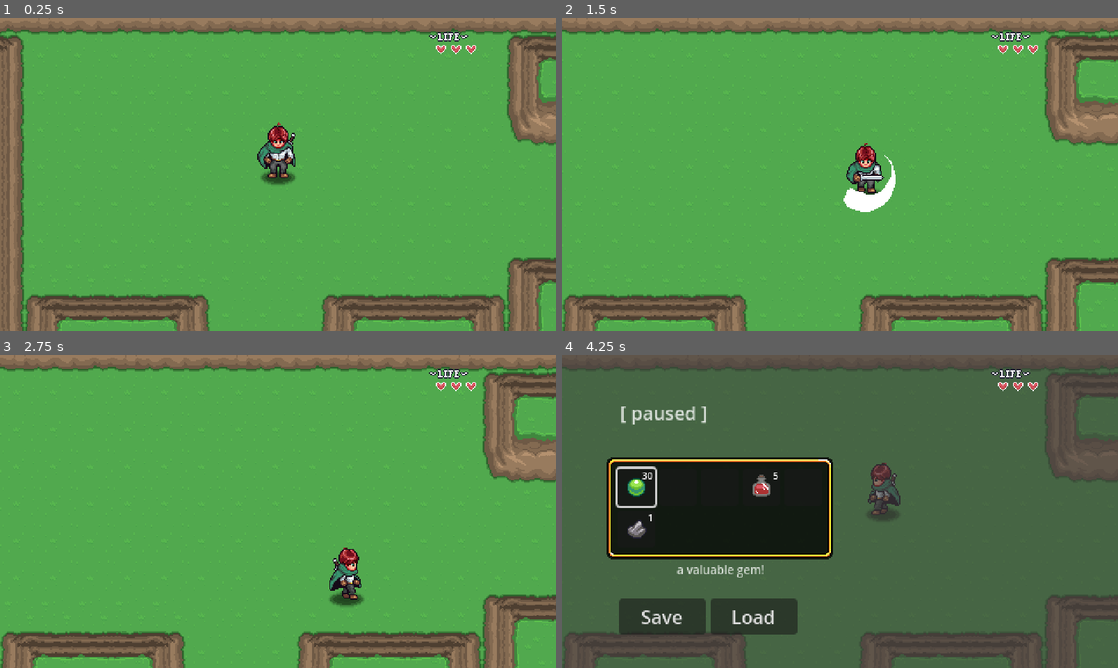
Above: before the commit, frames 1-4 (two rows, left to right).
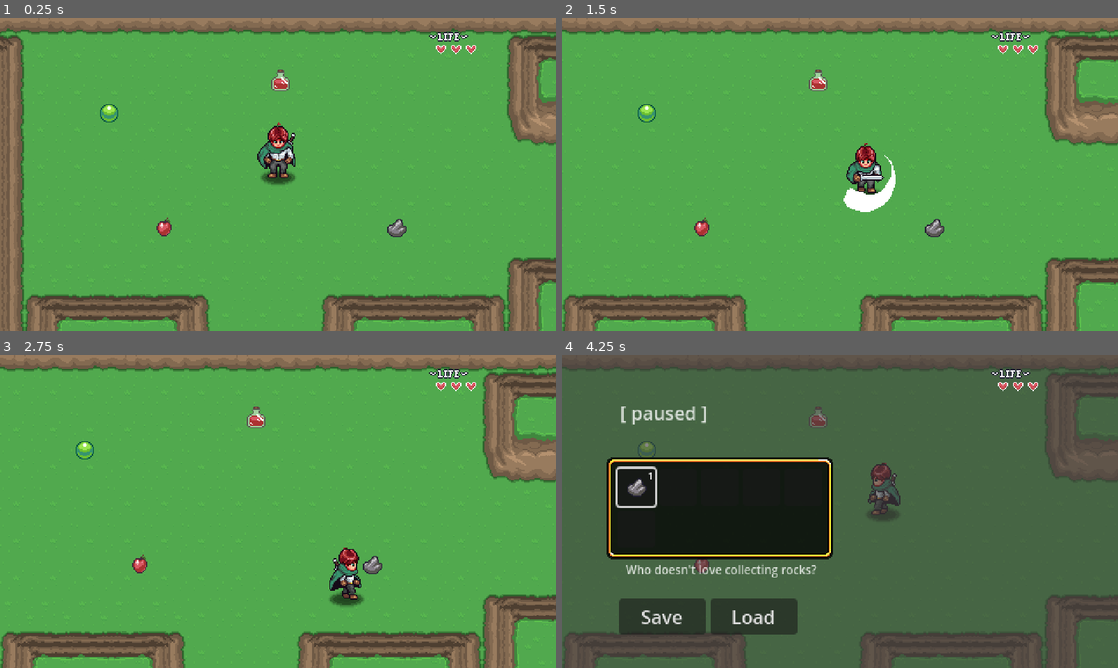
Above: after the commit, the same moments.

Repository: MansonPlus/AARPG
Game: Godot game, scene res://Levels/Area01/01.tscn
Two runs of this game, one before a commit and one after it. Both use one fixed random seed, a clock stepped at 60 frames per second and the inputs below. Sound files missing from this copy of the repository are replaced by a short silence.
Inputs:
- Up to frame 1 (0.25 s): no input
- Up to frame 2 (1.5 s): tap Enter at 0.5 s; hold Right (right) 0.53-1.28 s; hold Z (attack) 0.53-1.28 s; hold Down (down) from 1.28 s (still down); tap Z (attack) at 1.35 s
- Up to frame 3 (2.75 s): release Down (down) at 2.03 s; hold Right (right) from 2.03 s (still down); hold Z (attack) from 2.03 s (still down)
- Up to frame 4 (4.25 s): release Right (right) at 2.78 s; release Z (attack) at 2.78 s; hold Up (up) 2.78-3.53 s; tap Z (attack) at 2.85 s; hold Left (left) from 3.53 s (still down); hold Z (attack) from 3.53 s (still down); tap Escape (pause) at 4.15 s

The runs differ from the first frame. In frame 1, 0.6% of the frame differs, in the area x 18-74%, y 16-70%; in frame 2, 0.6%; in frame 3, 0.6%; in frame 4, 1.3%, in the area x 11-48%, y 16-72%.

Commit message:
Added consumable items

Diff:
--- a/00_Globals/global_player_manager.gd
+++ b/00_Globals/global_player_manager.gd
@@ -1,6 +1,7 @@
 extends Node
 
 const PLAYER = preload("res://Player/player.tscn")
+const INVENTORY_DATA: InventoryData = preload("res://GUI/pause_menu/inventory/player_inventory.tres")
 
 var player: Player
 var player_spawned: bool = false
--- a/GUI/pause_menu/inventory/player_inventory.tres
+++ b/GUI/pause_menu/inventory/player_inventory.tres
@@ -1,26 +1,8 @@
-[gd_resource type="Resource" script_class="InventoryData" load_steps=9 format=3 uid="uid://bmrprg45sfm8w"]
+[gd_resource type="Resource" script_class="InventoryData" load_steps=3 format=3 uid="uid://bmrprg45sfm8w"]
 
 [ext_resource type="Script" path="res://GUI/pause_menu/inventory/scripts/inventory_data.gd" id="1_00jwj"]
 [ext_resource type="Script" path="res://GUI/pause_menu/inventory/scripts/slot_data.gd" id="2_ylsbb"]
-[ext_resource type="Resource" uid="uid://ct0xavw7vvex2" path="res://Items/gem.tres" id="3_jdgmt"]
-[ext_resource type="Resource" uid="uid://27a155muoibi" path="res://Items/potion.tres" id="4_mnfkc"]
-[ext_resource type="Resource" uid="uid://dxxvenmx20qbq" path="res://Items/stone.tres" id="5_psmpl"]
-
-[sub_resource type="Resource" id="Resource_7ar4d"]
-script = ExtResource("2_ylsbb")
-item_data = ExtResource("3_jdgmt")
-quantity = 30
-
-[sub_resource type="Resource" id="Resource_k7jsn"]
-script = ExtResource("2_ylsbb")
-item_data = ExtResource("4_mnfkc")
-quantity = 5
-
-[sub_resource type="Resource" id="Resource_xqjgk"]
-script = ExtResource("2_ylsbb")
-item_data = ExtResource("5_psmpl")
-quantity = 1
 
 [resource]
 script = ExtResource("1_00jwj")
-slots = Array[ExtResource("2_ylsbb")]([SubResource("Resource_7ar4d"), null, null, SubResource("Resource_k7jsn"), null, SubResource("Resource_xqjgk")])
+slots = Array[ExtResource("2_ylsbb")]([null, null, null, null, null, null])
--- a/GUI/pause_menu/inventory/scripts/inventory_data.gd
+++ b/GUI/pause_menu/inventory/scripts/inventory_data.gd
@@ -2,5 +2,39 @@
 
 @export var slots: Array[SlotData]
 
-func add_item() -> void:
-	pass
+func _init():
+	connect_slots()
+
+func add_item(item: ItemData, count: int = 1) -> bool:
+	for s in slots:
+		if s:
+			if s.item_data == item:
+				s.quantity += count
+				return true
+
+	for i in slots.size():
+		if slots[i] == null:
+			var new = SlotData.new()
+			new.item_data = item
+			new.quantity = count
+			slots[i] = new
+			new.changed.connect(slot_changed)
+			return true
+
+	print("Inventory was full!")
+
+	return false
+
+func connect_slots():
+	for s in slots:
+		if s:
+			s.changed.connect(slot_changed)
+
+func slot_changed():
+	for s in slots:
+		if s:
+			if s.quantity < 1:
+				s.changed.disconnect(slot_changed)
+				var index = slots.find(s)
+				slots[index] = null
+				emit_changed()
--- a/GUI/pause_menu/inventory/scripts/inventory_slot_ui.gd
+++ b/GUI/pause_menu/inventory/scripts/inventory_slot_ui.gd
@@ -10,6 +10,7 @@
 	label.text = ""
 	focus_entered.connect(item_focused)
 	focus_exited.connect(item_unfocused)
+	pressed.connect(item_pressed)
 
 func set_slot_data(value: SlotData):
 	slot_data = value
@@ -26,3 +27,12 @@
 func item_unfocused():
 	PauseMenu.update_item_description("")
 	pass
+
+func item_pressed():
+	if slot_data:
+		if slot_data.item_data:
+			var was_used = slot_data.item_data.use()
+			if was_used == false:
+				return
+			slot_data.quantity -= 1
+			label.text = str(slot_data.quantity)
--- a/GUI/pause_menu/inventory/scripts/inventory_ui.gd
+++ b/GUI/pause_menu/inventory/scripts/inventory_ui.gd
@@ -1,6 +1,8 @@
 class_name InventoryUI extends Control
 
 const INVENTORY_SLOT = preload("res://GUI/pause_menu/inventory/inventory_slot.tscn")
+
+var focus_index: int = 0
 
 @export var data: InventoryData
 
@@ -8,16 +10,33 @@
 	PauseMenu.shown.connect(update_inventory)
 	PauseMenu.hidden.connect(clear_inventory)
 	clear_inventory()
+	data.changed.connect(on_inventory_changed)
 	pass
 
 func clear_inventory() -> void:
 	for c in get_children():
 		c.queue_free()
 
-func update_inventory() -> void:
+func update_inventory(i: int = 0) -> void:
+	await get_tree().process_frame
 	for s in data.slots:
 		var new_slot = INVENTORY_SLOT.instantiate()
 		add_child(new_slot)
 		new_slot.slot_data = s
+		new_slot.focus_entered.connect(item_focused)
 
-	get_child(0).grab_focus()
+	await get_tree().process_frame
+	print("Grab focus on ", i)
+	get_child(i).grab_focus()
+
+func item_focused():
+	print("Children count", get_child_count())
+	for i in get_child_count():
+		if get_child(i).has_focus():
+			focus_index = i
+			return
+
+func on_inventory_changed():
+	var i = focus_index
+	clear_inventory()
+	update_inventory(i)
--- a/GUI/pause_menu/inventory/scripts/slot_data.gd
+++ b/GUI/pause_menu/inventory/scripts/slot_data.gd
@@ -1,4 +1,9 @@
 class_name SlotData extends Resource
 
 @export var item_data: ItemData
-@export var quantity: int = 0
+@export var quantity: int = 0 : set = set_quantity
+
+func set_quantity(value: int):
+	quantity = value
+	if quantity < 1:
+		emit_changed()
--- a/GUI/pause_menu/pause_menu.gd
+++ b/GUI/pause_menu/pause_menu.gd
@@ -6,6 +6,7 @@
 @onready var button_save = $Control/HBoxContainer/Button_Save
 @onready var button_load = $Control/HBoxContainer/Button_Load
 @onready var item_description = $Control/ItemDescription
+@onready var audio_stream_player: AudioStreamPlayer = $Control/AudioStreamPlayer
 
 var is_paused: bool = false
 
@@ -49,3 +50,7 @@
 
 func update_item_description(new_text: String):
 	item_description.text = new_text
+
+func play_audio(audio: AudioStream):
+	audio_stream_player.stream = audio
+	audio_stream_player.play()
--- a/GUI/pause_menu/pause_menu.tscn
+++ b/GUI/pause_menu/pause_menu.tscn
@@ -73,7 +73,6 @@
 grow_horizontal = 2
 grow_vertical = 2
 theme_override_font_sizes/font_size = 10
-text = "This red drink restores your health!"
 horizontal_alignment = 1
 autowrap_mode = 2
 
@@ -132,3 +131,6 @@
 custom_minimum_size = Vector2(75, 0)
 layout_mode = 2
 text = "Load"
+
+[node name="AudioStreamPlayer" type="AudioStreamPlayer" parent="Control"]
+max_polyphony = 4
--- /dev/null
+++ b/Items/apple.tres
@@ -0,0 +1,24 @@
+[gd_resource type="Resource" script_class="ItemData" load_steps=8 format=3 uid="uid://bummp28nn1e64"]
+
+[ext_resource type="Script" path="res://Items/item_effects/item_effect.gd" id="1_3wdsp"]
+[ext_resource type="Script" path="res://Items/scripts/item_data.gd" id="2_f44al"]
+[ext_resource type="AudioStream" uid="uid://bcmeb3uh1tp83" path="res://Items/item_effects/hp-up.wav" id="2_jvq3i"]
+[ext_resource type="Script" path="res://Items/item_effects/item_effect_heal.gd" id="3_60dja"]
+[ext_resource type="Texture2D" uid="uid://ct5oxdwak01a6" path="res://Items/sprites/items.png" id="3_873h2"]
+
+[sub_resource type="Resource" id="Resource_rvri7"]
+script = ExtResource("3_60dja")
+heal_amount = 1
+audio = ExtResource("2_jvq3i")
+use_description = ""
+
+[sub_resource type="AtlasTexture" id="AtlasTexture_gipby"]
+atlas = ExtResource("3_873h2")
+region = Rect2(192, 0, 32, 32)
+
+[resource]
+script = ExtResource("2_f44al")
+name = "Apple"
+description = "A delocious apple!"
+texture = SubResource("AtlasTexture_gipby")
+effects = Array[ExtResource("1_3wdsp")]([SubResource("Resource_rvri7")])
--- /dev/null
+++ b/Items/item_effects/item_effect.gd
@@ -0,0 +1,6 @@
+class_name ItemEffect extends Resource
+
+@export var use_description: String
+
+func use():
+	pass
--- /dev/null
+++ b/Items/item_effects/item_effect_heal.gd
@@ -0,0 +1,8 @@
+class_name ItemEffectHeal extends ItemEffect
+
+@export var heal_amount: int = 1
+@export var audio: AudioStream
+
+func use():
+	PlayerManager.player.update_hp(heal_amount)
+	PauseMenu.play_audio(audio)
--- /dev/null
+++ b/Items/item_pickup/item_pickup.gd
@@ -0,0 +1,37 @@
+@tool
+class_name ItemPickup extends Node2D
+
+@export var item_data: ItemData: set = _set_item_data
+
+@onready var area_2d = $Area2D
+@onready var sprite_2d = $Sprite2D
+@onready var audio_stream_player_2d = $AudioStreamPlayer2D
+
+func _ready():
+	_update_texture()
+	if Engine.is_editor_hint():
+		return
+	area_2d.body_entered.connect(_on_body_entered)
+
+func _on_body_entered(b):
+	if b is Player:
+		if item_data:
+			if PlayerManager.INVENTORY_DATA.add_item(item_data) == true:
+				item_picked_up()
+
+	pass
+
+func item_picked_up():
+	area_2d.body_entered.disconnect(_on_body_entered)
+	audio_stream_player_2d.play()
+	visible = false
+	await audio_stream_player_2d.finished
+	queue_free()
+
+func _set_item_data(value: ItemData):
+	item_data = value
+	_update_texture()
+
+func _update_texture():
+	if item_data && sprite_2d:
+		sprite_2d.texture = item_data.texture
--- /dev/null
+++ b/Items/item_pickup/item_pickup.tscn
@@ -0,0 +1,19 @@
+[gd_scene load_steps=4 format=3 uid="uid://bx6sro6a5ci41"]
+
+[ext_resource type="Script" path="res://Items/item_pickup/item_pickup.gd" id="1_upy04"]
+[ext_resource type="AudioStream" uid="uid://bc1e0jfxg7e0q" path="res://Items/item_pickup/item_pickup.wav" id="2_adwbq"]
+
+[sub_resource type="CircleShape2D" id="CircleShape2D_drl73"]
+
+[node name="ItemPickup" type="Node2D"]
+script = ExtResource("1_upy04")
+
+[node name="Area2D" type="Area2D" parent="."]
+
+[node name="CollisionShape2D" type="CollisionShape2D" parent="Area2D"]
+shape = SubResource("CircleShape2D_drl73")
+
+[node name="Sprite2D" type="Sprite2D" parent="."]
+
+[node name="AudioStreamPlayer2D" type="AudioStreamPlayer2D" parent="."]
+stream = ExtResource("2_adwbq")
--- a/Items/potion.tres
+++ b/Items/potion.tres
@@ -1,9 +1,18 @@
-[gd_resource type="Resource" script_class="ItemData" load_steps=4 format=3 uid="uid://27a155muoibi"]
+[gd_resource type="Resource" script_class="ItemData" load_steps=8 format=3 uid="uid://27a155muoibi"]
 
+[ext_resource type="Script" path="res://Items/item_effects/item_effect.gd" id="1_02tir"]
 [ext_resource type="Script" path="res://Items/scripts/item_data.gd" id="1_cp3wy"]
+[ext_resource type="Script" path="res://Items/item_effects/item_effect_heal.gd" id="2_86hpf"]
 [ext_resource type="Texture2D" uid="uid://ct5oxdwak01a6" path="res://Items/sprites/items.png" id="2_gflg4"]
+[ext_resource type="AudioStream" uid="uid://bcmeb3uh1tp83" path="res://Items/item_effects/hp-up.wav" id="3_s4nf4"]
 
-[sub_resource type="AtlasTexture" id="AtlasTexture_4emle"]
+[sub_resource type="Resource" id="Resource_kxy7b"]
+script = ExtResource("2_86hpf")
+heal_amount = 2
+audio = ExtResource("3_s4nf4")
+use_description = ""
+
+[sub_resource type="AtlasTexture" id="AtlasTexture_hqb10"]
 atlas = ExtResource("2_gflg4")
 region = Rect2(32, 0, 32, 32)
 
@@ -11,4 +20,5 @@
 script = ExtResource("1_cp3wy")
 name = "Potion"
 description = "This red dring restores your health!"
-texture = SubResource("AtlasTexture_4emle")
+texture = SubResource("AtlasTexture_hqb10")
+effects = Array[ExtResource("1_02tir")]([SubResource("Resource_kxy7b")])
--- a/Items/scripts/item_data.gd
+++ b/Items/scripts/item_data.gd
@@ -3,3 +3,15 @@
 @export var name: String = ""
 @export_multiline var description: String = ""
 @export var texture: Texture2D
+
+@export_category("Item Use Effects")
+@export var effects: Array[ItemEffect]
+
+func use() -> bool:
+	if effects.size() == 0:
+		return false
+
+	for e in effects:
+		if e:
+			e.use()
+	return true
--- a/Items/stone.tres
+++ b/Items/stone.tres
@@ -1,5 +1,6 @@
-[gd_resource type="Resource" script_class="ItemData" load_steps=4 format=3 uid="uid://dxxvenmx20qbq"]
+[gd_resource type="Resource" script_class="ItemData" load_steps=5 format=3 uid="uid://dxxvenmx20qbq"]
 
+[ext_resource type="Script" path="res://Items/item_effects/item_effect.gd" id="1_gllag"]
 [ext_resource type="Script" path="res://Items/scripts/item_data.gd" id="1_qahva"]
 [ext_resource type="Texture2D" uid="uid://ct5oxdwak01a6" path="res://Items/sprites/items.png" id="2_mjvn4"]
 
@@ -9,6 +10,7 @@
 
 [resource]
 script = ExtResource("1_qahva")
-name = "Stone"
+name = "Health"
 description = "Who doesn't love collecting rocks?"
 texture = SubResource("AtlasTexture_5srbu")
+effects = Array[ExtResource("1_gllag")]([])
--- a/Levels/Area01/01.tscn
+++ b/Levels/Area01/01.tscn
@@ -1,9 +1,14 @@
-[gd_scene load_steps=5 format=3 uid="uid://cbb674pu0ljko"]
+[gd_scene load_steps=10 format=3 uid="uid://cbb674pu0ljko"]
 
 [ext_resource type="Script" path="res://Levels/Scripts/level.gd" id="1_tj5rt"]
 [ext_resource type="PackedScene" uid="uid://b3fob3ruhnrtx" path="res://Tile Maps/grass-01.tscn" id="1_ymwm3"]
 [ext_resource type="PackedScene" uid="uid://chljq15nkjndj" path="res://Levels/player_spawn.tscn" id="2_uwqav"]
 [ext_resource type="PackedScene" uid="uid://pogrbsgon4ln" path="res://Levels/level_transition.tscn" id="4_8h4jh"]
+[ext_resource type="PackedScene" uid="uid://bx6sro6a5ci41" path="res://Items/item_pickup/item_pickup.tscn" id="5_lav13"]
+[ext_resource type="Resource" uid="uid://ct0xavw7vvex2" path="res://Items/gem.tres" id="6_xh57q"]
+[ext_resource type="Resource" uid="uid://27a155muoibi" path="res://Items/potion.tres" id="7_qe7rm"]
+[ext_resource type="Resource" uid="uid://dxxvenmx20qbq" path="res://Items/stone.tres" id="8_b0s4u"]
+[ext_resource type="Resource" uid="uid://bummp28nn1e64" path="res://Items/apple.tres" id="9_vm7i5"]
 
 [node name="01" type="Node2D"]
 script = ExtResource("1_tj5rt")
@@ -25,3 +30,19 @@
 level = "res://Levels/Area01/03.tscn"
 size = 3
 side = 1
+
+[node name="ItemPickup" parent="." instance=ExtResource("5_lav13")]
+position = Vector2(105, 132)
+item_data = ExtResource("6_xh57q")
+
+[node name="ItemPickup3" parent="." instance=ExtResource("5_lav13")]
+position = Vector2(253, 105)
+item_data = ExtResource("7_qe7rm")
+
+[node name="ItemPickup4" parent="." instance=ExtResource("5_lav13")]
+position = Vector2(353, 231)
+item_data = ExtResource("8_b0s4u")
+
+[node name="ItemPickup5" parent="." instance=ExtResource("5_lav13")]
+position = Vector2(152, 230)
+item_data = ExtResource("9_vm7i5")
Not shown, added: Items/item_effects/hp-up.wav.import
Not shown, added: Items/item_pickup/item_pickup.wav.import
Not shown, added: Items/item_effects/hp-up.wav
Not shown, added: Items/item_pickup/item_pickup.wav
